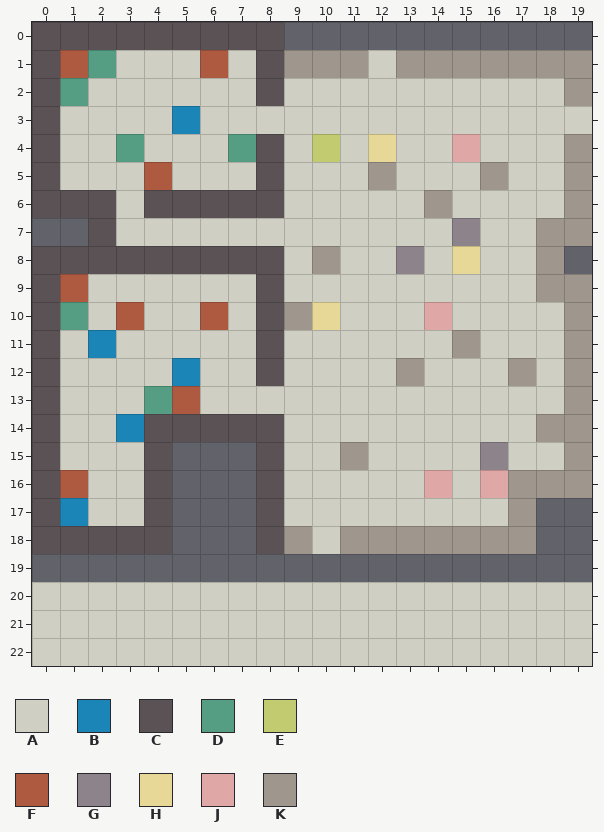
A Tiled map (JSON) gets an edit: assets/level/streetLevel.json. The picture above is the old version.
Cells are 32x32 px. Shown: x 0..19, y 0..22.
Key: from "Pastel": A 0, B 2, C 3, D 4, E 5, F 6, G 7, H 8, J 12, K 14.
_ is an empty cell, # one hidden under a higher layer.
Layer "background" before, first column x 0:
 0 ____________________
 1 _##AAA#A_###A######_
 2 _#AAAAAA_AAAAAAAAAA_
 3 _AAAA#AAAAAAAAAAAAAA
 4 _AA#AAA#_A#A#AA#AAA_
 5 _AAA#AAA_AAA#AAA#AA_
 6 ___A_____AAAAA#AAAA_
 7 __#AAAAAAAAAAAA#AA#_
 8 _________A#AA#A#AA#_
 9 _#AAAAAA_AAAAAAAAA##
10 _#A#AA#A_##AAA#AAAA_
11 _A#AAAAA_AAAAAA#AAA_
12 _AAAA#AA_AAAA#AAA#A_
13 _AAA##AAAAAAAAAAAAA_
14 _AA#_____AAAAAAAAA#_
15 #AAA_____AA#AAAA#AA_
16 ##AA_____AAAAA#A####
17 ##AA_____AAAAAAAA#__
18 __________A_________
19 ____________________
20 ____________________
21 ____________________
22 ____________________
Layer "ObjectsWithCol" before, first column x 0:
 0 CCCCCCCCC___________
 1 CFD___F_CKKK_KKKKKKK
 2 CD______C__________K
 3 C____B______________
 4 C__D___DC_E_H__J___K
 5 C___F___C___K___K__K
 6 CCC_CCCCC_____K____K
 7 __C____________G__KK
 8 CCCCCCCCC_K__G_H__K_
 9 CF______C_________KK
10 CD_F__F_CKH___J____K
11 C_B_____C______K___K
12 C____B__C____K___K_K
13 C___DF_____________K
14 C__BCCCCC_________KK
15 C___C___C__K____G__K
16 CF__C___C_____J_JKKK
17 CB__C___C________K__
18 CCCCC___CK_KKKKKKK__
19 ____________________
20 AAAAAAAAAAAAAAAAAAAA
21 AAAAAAAAAAAAAAAAAAAA
22 AAAAAAAAAAAAAAAAAAAA
New version:
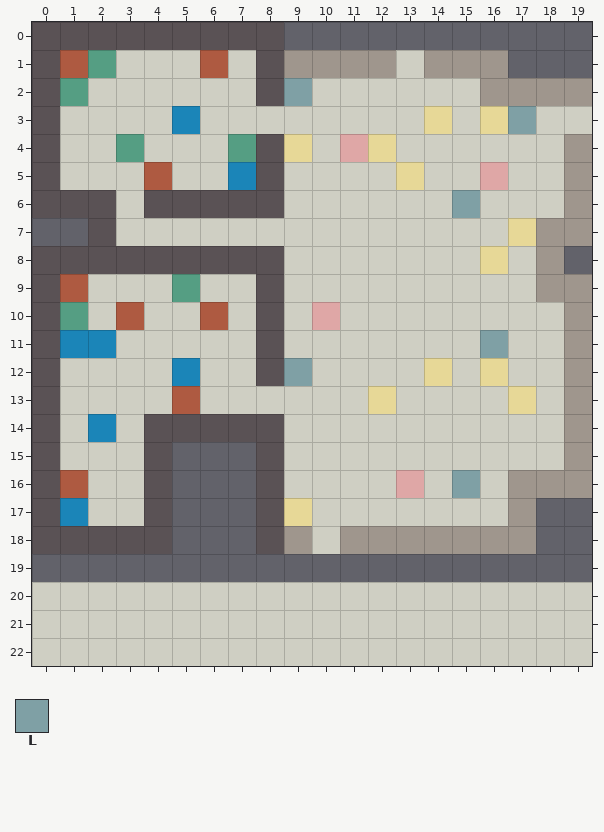
Further tiles: from "Pastel": L 11.
The exact change:
Changed rows in their new state; . is an unchanged cell.
Layer "background":
first column x 9:
 1 ...K....__
 3 .....#.##.
 4 #.#.......
 5 ....#.....
 6 ......#...
 8 .......#..
11 .......#..
12 #....#.#..
13 ...#....#.
15 ..A.......
16 ....#.#...
17 #.........
Layer "ObjectsWithCol":
first column x 1:
 1 ............A...___
 2 ........L......KKK.
 3 .............H.HL..
 4 ........H_J..._....
 5 ......B...._H..J...
 6 ............._L....
 7 .............._.H..
 8 ........._.._._H...
 9 ....D..............
10 ........_J..._.....
11 B............._L...
12 ........L..._H.H_..
13 ..._.......H....H..
14 .B_.............._.
15 .........._...._...
16 ............J_L_...
17 ........H..........
